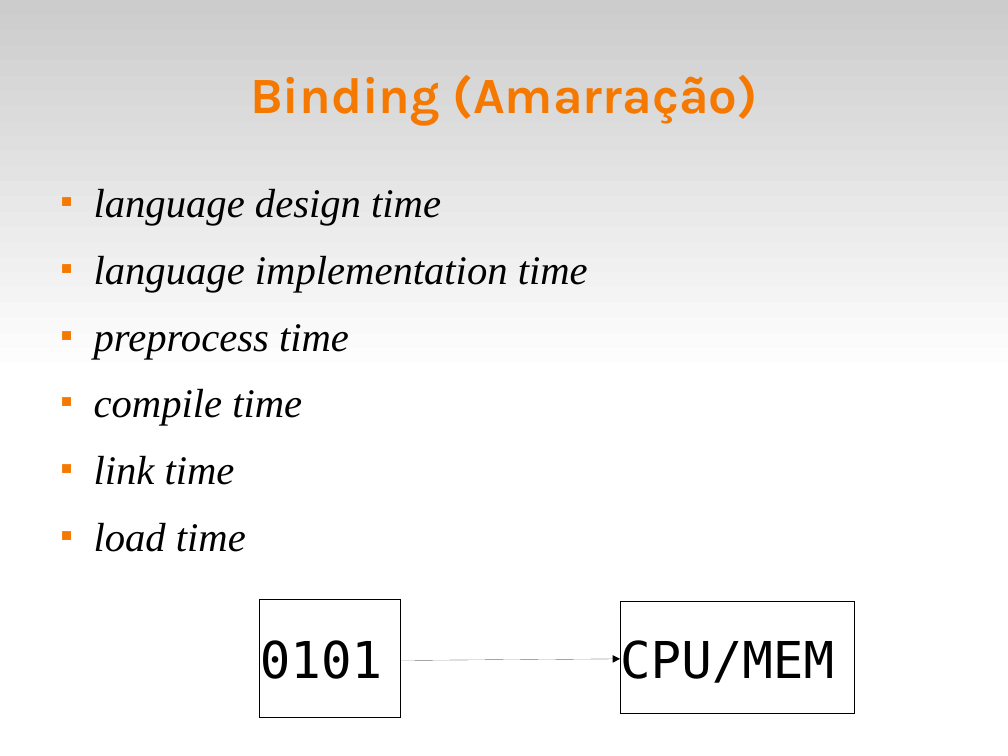
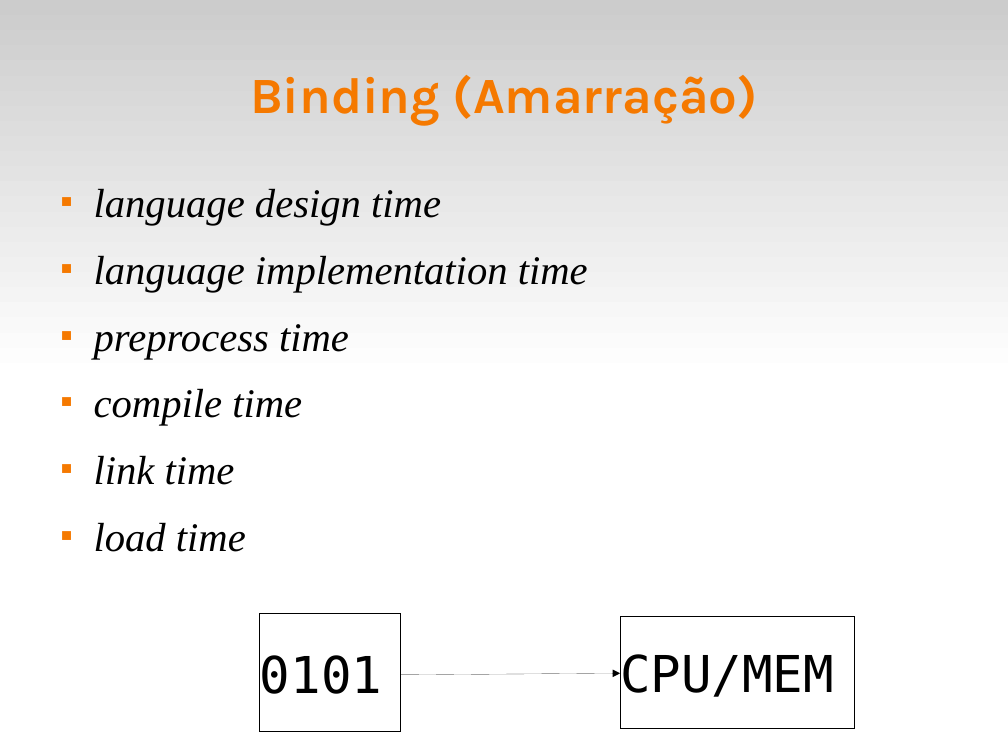
Before and after one commit to fsantanna-uerj/EDL, a slide deck: slide 17 of slides/edl-02-bindings.odp. Drawn at 1008x756 pixels with LibreOffice and Linux fonts; fonts in the diff are those of the drawing. Boxes give left, top, right and bottom in pixels: in the first picture for what was removed or moved away, otherwise in the second. Text is boxed around its words. In the diff, an @@ line names an element or a change of style, - is before the commit and + after.

```diff
--- a/slides/edl-02-bindings.odp
+++ b/slides/edl-02-bindings.odp
@@ 2 rectangles, 1 arrow: place and size @@
-2 rectangles, 1 arrow at <box>260,600,855,718</box>
+2 rectangles, 1 arrow at <box>260,614,855,732</box>
```
Also in this commit, not shown: 2 other slides changed, 1 other file.
